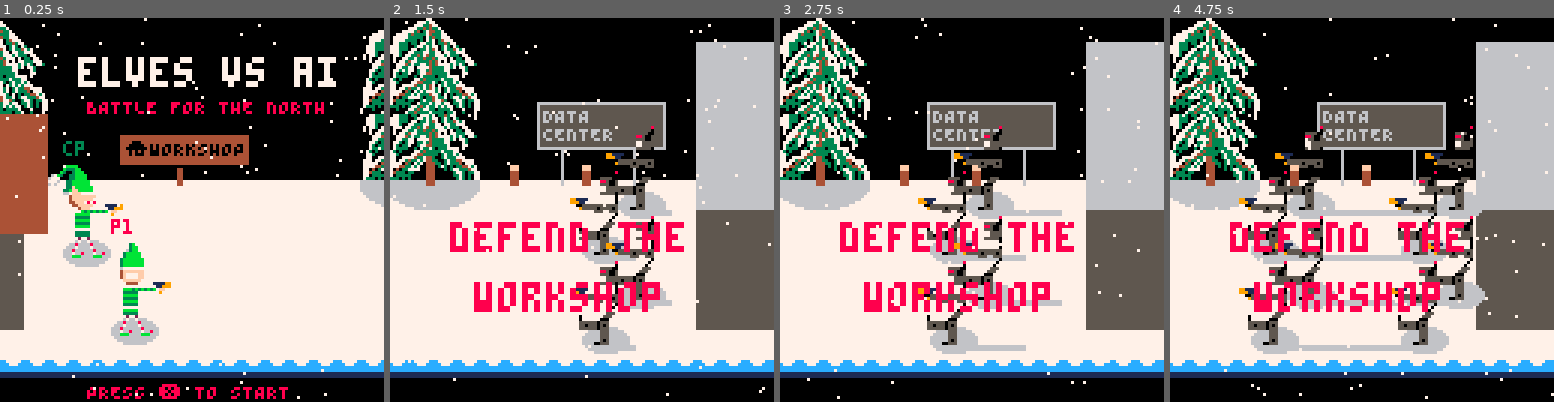
Above: before the commit, frames 1-4 (left to right).
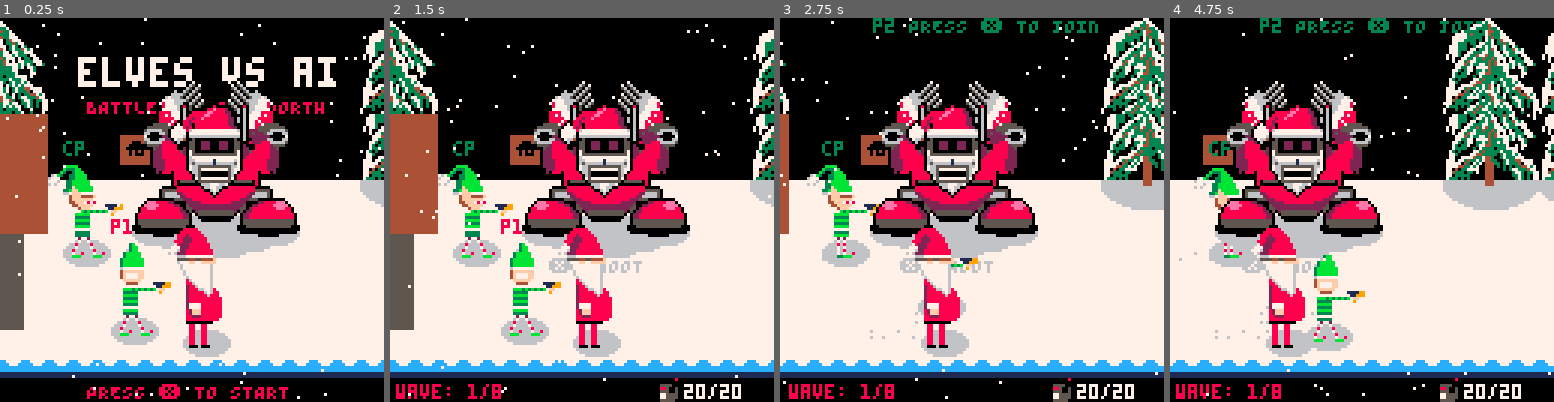
Above: after the commit, the same moments.

Repository: ryangrossGitHub/eva
Game: PICO-8 cartridge eva.p8
Two runs of this game, one before a commit and one after it. Both use one fixed random seed, a clock stepped at 60 frames per second and the inputs below.
Inputs:
- Up to frame 1 (0.25 s): no input
- Up to frame 2 (1.5 s): tap X (X key) at 0.33, 1.07 s; tap O (Z key) at 0.7 s
- Up to frame 3 (2.75 s): hold Right 1.6-2.1 s; tap O (Z key) at 1.7, 2.1, 2.5 s; tap X (X key) at 1.85 s; hold Up 2.15-2.42 s; hold Right from 2.47 s (still down)
- Up to frame 4 (4.75 s): tap O (Z key) every 0.4 s from 2.9 to 4.5 s; tap X (X key) at 2.97, 4.08 s; release Right at 3.03 s; hold Left 3.08-3.58 s; hold Down 3.63-3.97 s; hold Right 4.02-4.68 s; hold Up from 4.73 s (still down)

The runs differ from the first frame. In frame 1, 15% of the frame differs, in the area x 21-79%, y 15-89%; in frame 2, 49%; in frame 3, 48%; in frame 4, 54%, in the area x 0-100%, y 0-100%.

Commit message:
Added santa claude and santa clause.

Diff:
--- a/src/enemies.lua
+++ b/src/enemies.lua
@@ -9,6 +9,13 @@
 enemy_kill_count = 0
 
 enemy_trails = {}
+
+boss = {
+	active = true,
+	arms_up = true,
+	x = 80,
+	y = 20
+}
 
 function spawn_enemy(speed, x, y, type)
 	enemy = {
@@ -276,7 +283,36 @@
 function draw_enemy_shadows()
 	for e in all(enemies) do
 		if not e.dead then
-			spr(68, e.x + 4, e.y + 16, 2, 2, false, false)
-		end
-	end
-end
+			spr(238, e.x + 4, e.y + 16, 2, 2, false, false)
+		end
+	end
+end
+
+function draw_boss()
+	if boss.active then
+
+		spr(238, boss.x - 4, boss.y + 45, 4, 4, false, false) -- shadow
+		spr(238, boss.x + 4, boss.y + 47, 4, 4, false, false) -- shadow
+		spr(238, boss.x + 12, boss.y + 49, 4, 4, false, false) -- shadow
+		spr(238, boss.x + 12, boss.y + 44, 4, 4, false, false) -- shadow
+		spr(238, boss.x + 20, boss.y + 49, 4, 4, false, false) -- shadow
+		spr(238, boss.x + 20, boss.y + 44, 4, 4, false, false) -- shadow
+		spr(238, boss.x + 28, boss.y + 47, 4, 4, false, false) -- shadow
+		spr(238, boss.x + 36, boss.y + 45, 4, 4, false, false) -- shadow
+
+		boss.arms_up = true
+		if boss.arms_up then
+			spr(13, boss.x, boss.y, 3, 6, false, false) -- arm left up
+			spr(13, boss.x + (3 * 8), boss.y, 3, 7, true, false) -- arm right up
+			spr(8, boss.x + 8, boss.y + 8, 4, 4, false, false) -- head
+			spr(22, boss.x + 16, boss.y + 29, 2, 1, false, false) -- mouth wide
+		else
+			spr(68, boss.x - 11, boss.y + 20, 5, 4, false, false) -- arm left down
+			spr(68, boss.x + 19, boss.y + 20, 5, 4, true, false) -- arm right down
+			spr(8, boss.x + 8, boss.y + 8, 4, 4, false, false) -- head
+		end
+
+		spr(73, boss.x - 4, boss.y + 40, 3, 2, false, false) -- leg left
+		spr(73, boss.x + 28, boss.y + 40, 3, 2, true, false) -- leg right
+	end
+end
--- a/src/main.lua
+++ b/src/main.lua
@@ -206,4 +206,7 @@
 	draw_snow()
 	draw_player_force(p1)
 	draw_player_force(p2)
+
+	draw_boss()
+	draw_santa()
 end
--- a/src/players.lua
+++ b/src/players.lua
@@ -24,12 +24,12 @@
 	name = "jenn",
 	sprites = {
 		head = 2,
-		head2 = 8,
+		head2 = 3,
 		torso = 34,
 		legs_standing = 48,
 		legs_moving = 50,
 		arm_out = 38,
-		arm_up = 6
+		arm_up = 33
 	},
 	flip_sprite = false,
 	x = init_jenn_x,
@@ -64,12 +64,12 @@
 	name = "chad",
 	sprites = {
 		head = 0,
-		head2 = 9,
+		head2 = 4,
 		torso = 32,
 		legs_standing = 48,
 		legs_moving = 50,
 		arm_out = 38,
-		arm_up = 6
+		arm_up = 33
 	},
 	flip_sprite = false,
 	x = init_chad_x,
@@ -101,6 +101,11 @@
 	trail_foot_to_capture = 0 -- 0 left foot, 1 right foot
 }
 
+santa = {
+	x = 90,
+	y = 70
+}
+
 p1 = j
 p2 = c
 coop = false
@@ -109,7 +114,7 @@
 	id = 0,
 	delay = 4,
 	damage = 5,
-	sprite = 4,
+	sprite = 35,
 	length = 1,
 	found = true
 }
@@ -336,9 +341,9 @@
 		return -- don't draw weapon when force special is active
 	elseif p.weapon == 0 then
 		if p.flip_sprite then
-			spr(4, p.x - 1 + recoil_mult, p.y + 12 + bounce_height, 1, 1, true, false)
-		else
-			spr(4, p.x + 9 - recoil_mult, p.y + 12 + bounce_height, 1, 1, false, false)
+			spr(pistol.sprite, p.x - 1 + recoil_mult, p.y + 12 + bounce_height, 1, 1, true, false)
+		else
+			spr(pistol.sprite, p.x + 9 - recoil_mult, p.y + 12 + bounce_height, 1, 1, false, false)
 		end
 	elseif p.weapon == 1 then
 		if p.flip_sprite then
@@ -523,10 +528,10 @@
 	elseif p.force_special_active and p.force_special_anim_seq == 1 then
 		if p.flip_sprite then
 			spr(p.sprites.arm_out, p.x - 3 + recoil_mult, p.y + 16 + bounce_height, 2, 1, p.flip_sprite, false)
-			spr(11, p.x - 6, p.y - 2 + bounce_height, 1, 4, true, false)
+			spr(143, p.x - 6, p.y - 2 + bounce_height, 1, 4, true, false)
 		else
 			spr(p.sprites.arm_out, p.x + 3 - recoil_mult, p.y + 16 + bounce_height, 2, 1, p.flip_sprite, false)
-			spr(11, p.x + 13, p.y - 2 + bounce_height, 1, 4, false, false)
+			spr(143, p.x + 13, p.y - 2 + bounce_height, 1, 4, false, false)
 		end
 	else
 		if p.flip_sprite then
@@ -550,8 +555,16 @@
 
 function draw_player_shadow(p)
 	if p.flip_sprite then
-		spr(68, p.x + 3, p.y + 24, 2, 2, false, false)
-	else
-		spr(68, p.x - 3, p.y + 24, 2, 2, false, false)
-	end
-end
+		spr(238, p.x + 3, p.y + 24, 2, 2, false, false)
+	else
+		spr(238, p.x - 3, p.y + 24, 2, 2, false, false)
+	end
+end
+
+function draw_santa()
+	spr(238, santa.x + 3, santa.y + 32, 4, 4, false, false) -- shadow
+	spr(96, santa.x - 2, santa.y, 2, 2, false, false) -- head
+	spr(98, santa.x, santa.y + 16, 2, 2, false, false) -- body
+	spr(105, santa.x + 5, santa.y + 32, 1, 1, false, false) -- feet
+	-- spr(106, santa.x + 5, santa.y + 32, 1, 1, false, false) -- feet walking
+end
--- a/src/stages.lua
+++ b/src/stages.lua
@@ -6,7 +6,7 @@
 camera_y = 0
 wall_height = 56
 map_width = 8
-intro_camera_pause = 260
+intro_camera_pause = 0--260
 intro_camera_pause_count = 0
 
 left_bound = 7 * 8
Not shown, changed: 112 lines of the sprite sheet (__gfx__) section of eva.p8
